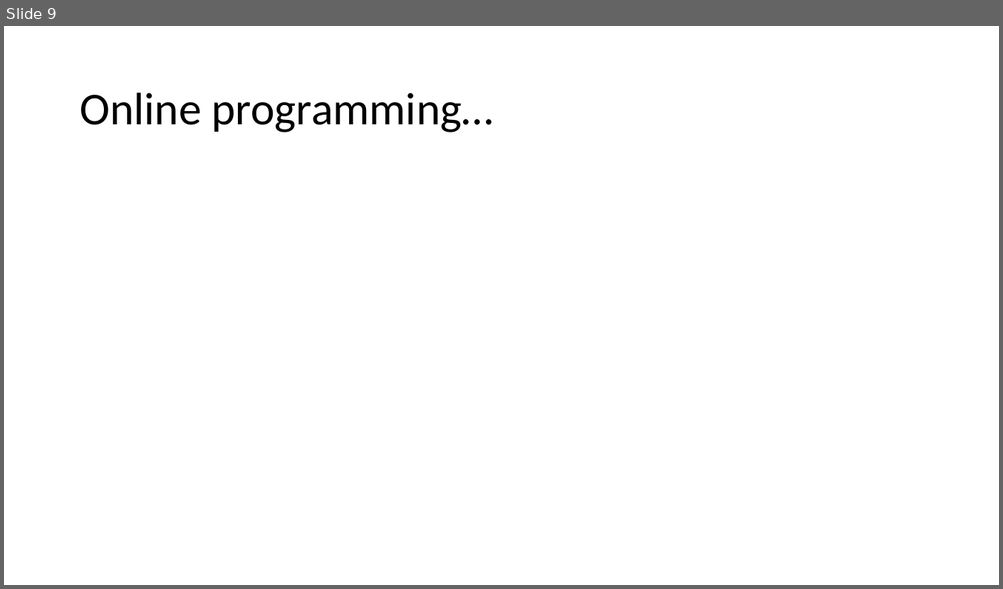
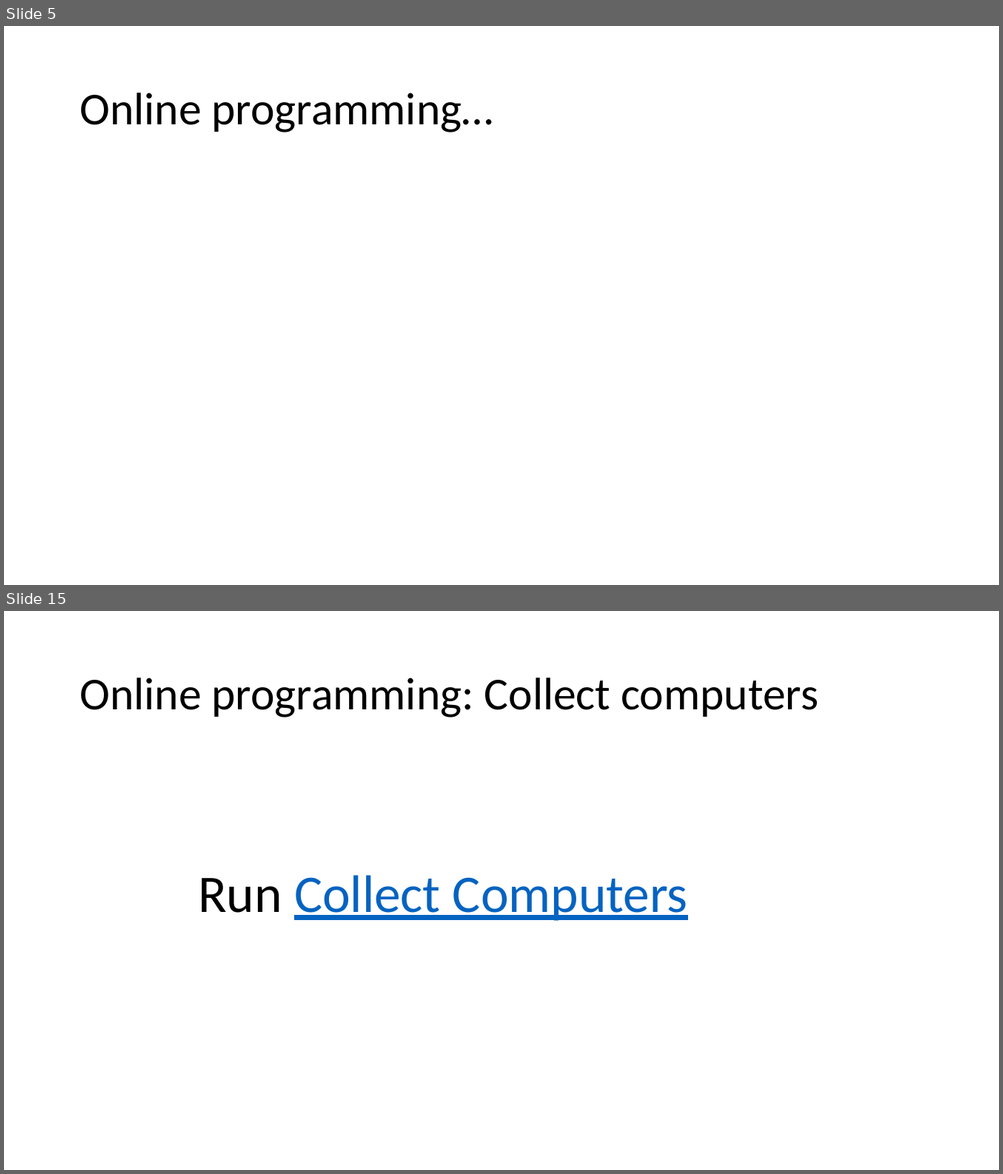
Before and after one commit to fisterloegsovs/pop22, a slide deck: lectures/1.2Scratch/lecture.pptx. Shown one above the other, each under a label of ours: slide 9 before the commit, slides 5 and 15 after it; the slides between them are not shown. The pictures are 1003x589 and 1003x1174 pixels, drawn with LibreOffice and Linux fonts; fonts in the diff are those of the drawing. Boxes give left, top, right and bottom in pixels: in the first picture for what was removed or moved away, otherwise in the second. Text is boxed around its words. In the diff, an @@ line names an element or a change of style, - is before the commit and + after.

```diff
--- a/lectures/1.2Scratch/lecture.pptx
+++ b/lectures/1.2Scratch/lecture.pptx
@@ slide 15 added at [4, 611, 999, 1170], background #FFFFFF @@
@@ title added at [79, 678, 818, 718], 44 pt, text #000000 @@
+Online programming: Collect computers
@@ text added at [198, 875, 688, 921], 51 pt, text #0563C1, underline @@
+Run Collect Computers
@@ what was slide 9 is now slide 5 @@
```
Also in this commit, not shown: 3 slides changed, 10 other slides added, 5 slides removed, 27 other files.
